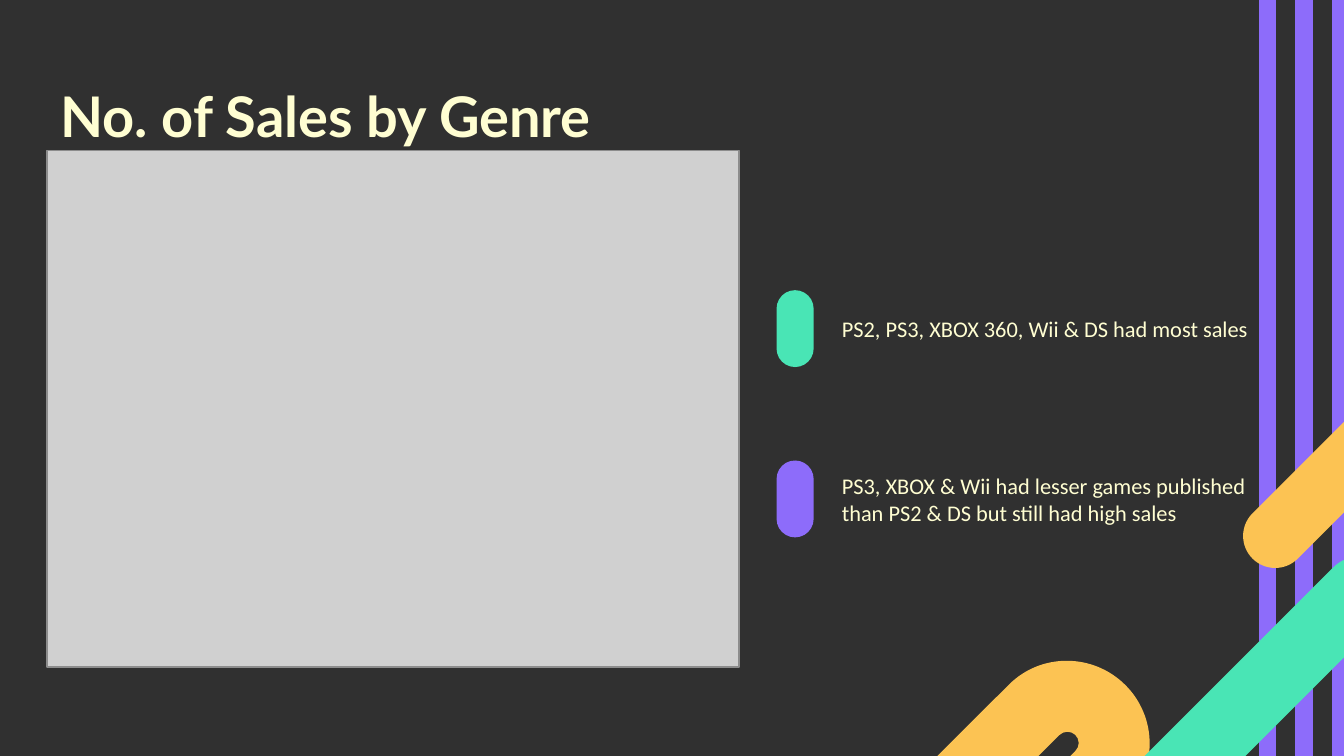
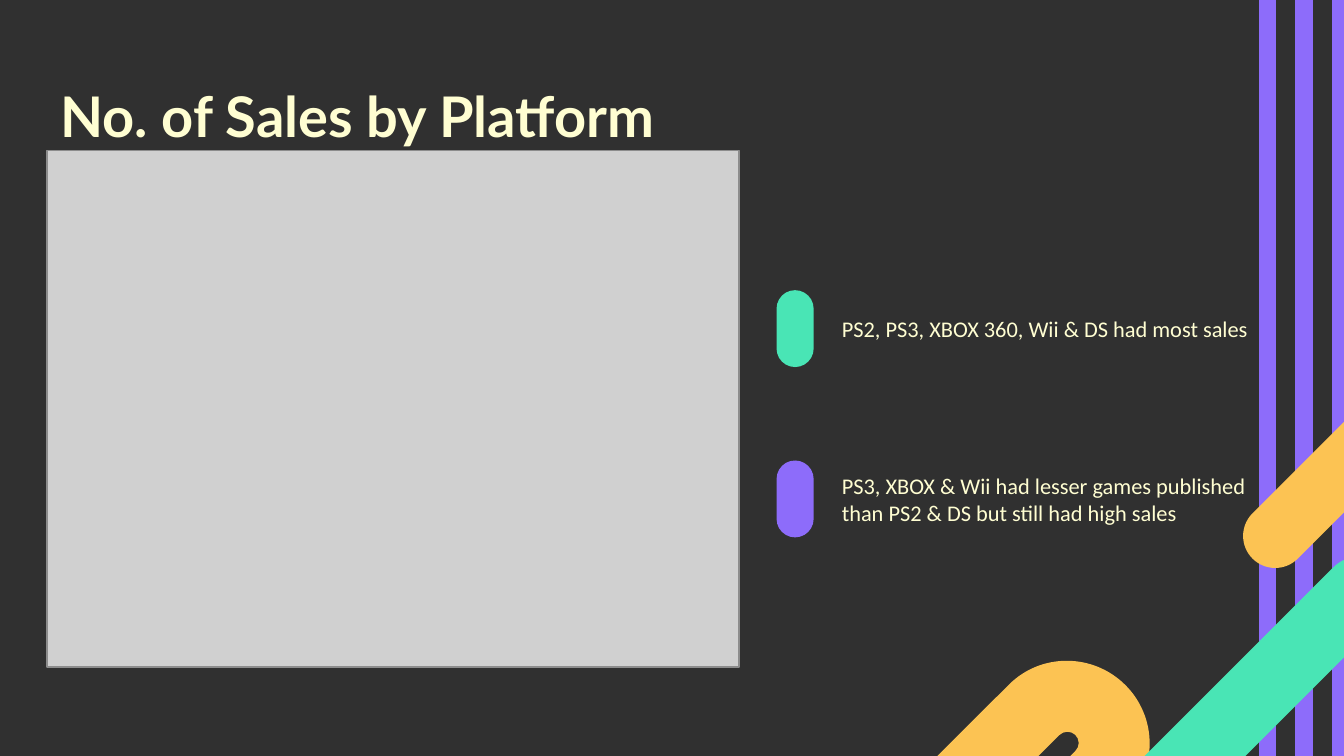
Before and after one commit to kekgan/Video-Games-Sales-Analysis, a slide deck: slide 15 of VG-sales-analysis-slides.pptx. Drawn at 1344x756 pixels with LibreOffice and Linux fonts; fonts in the diff are those of the drawing; grey boxes stand for pictures. Boxes give left, top, right and bottom in pixels: in the first picture for what was removed or moved away, otherwise in the second. Text is boxed around its words. In the diff, an @@ line names an element or a change of style, - is before the commit and + after.

```diff
--- a/VG-sales-analysis-slides.pptx
+++ b/VG-sales-analysis-slides.pptx
@@ title at [60,95,654,147]: text changed @@
-No. of Sales by Genre
+No. of Sales by Platform
```
Also in this commit, not shown: 4 other slides changed, 2 slides removed.
